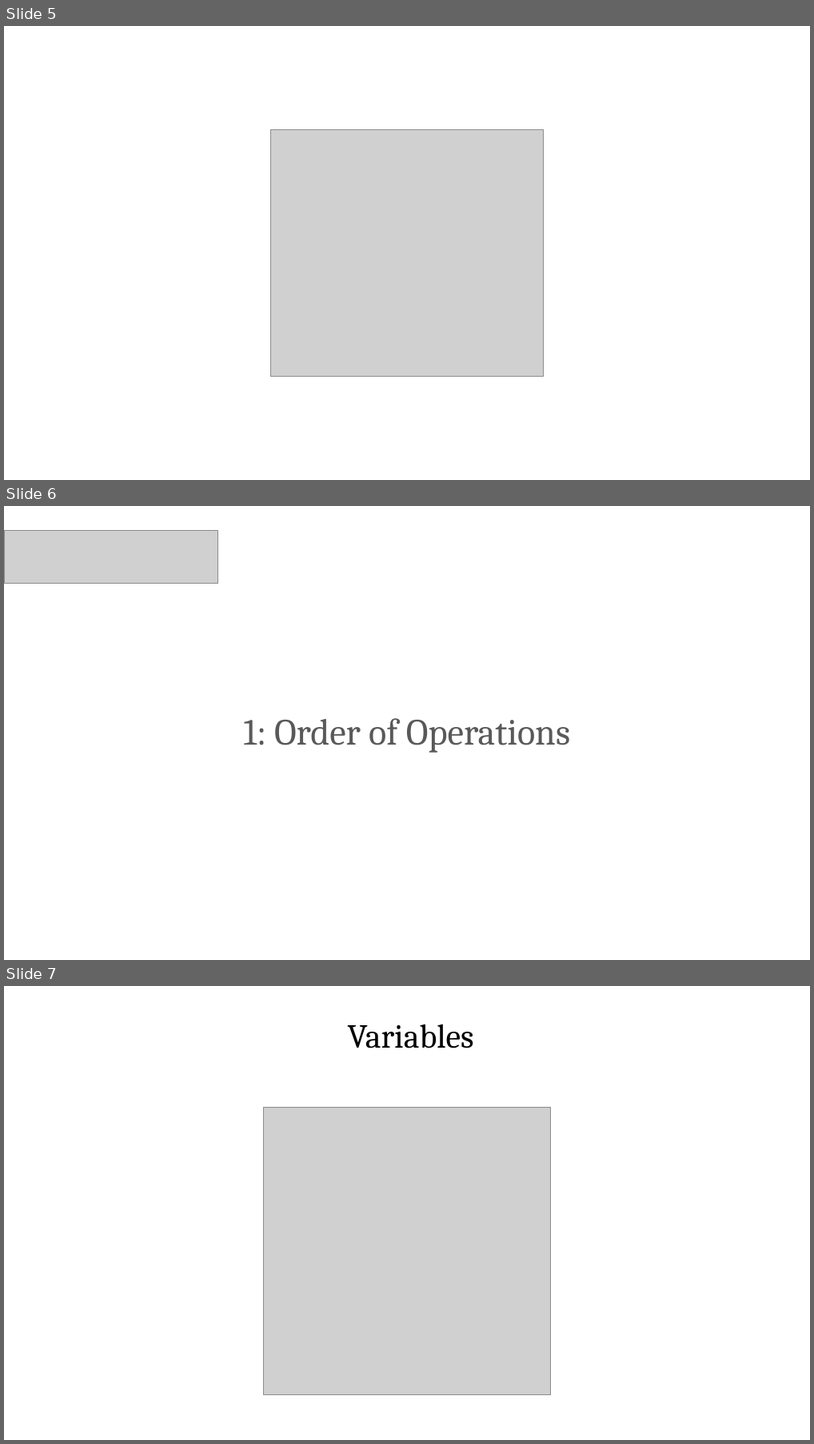
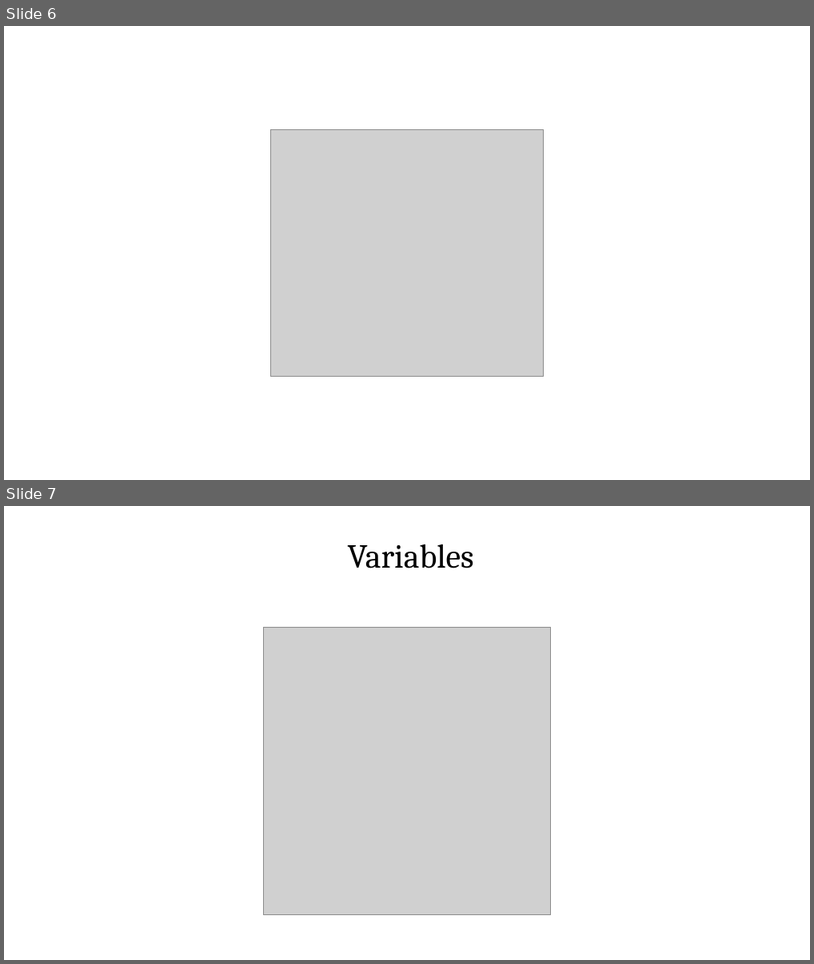
Before and after one commit to PracticumAI/python, a slide deck: presentations/01_getting_started.pptx. Shown one above the other, each under a label of ours: slides 5, 6 and 7 before the commit, slides 6 and 7 after it. The pictures are 814x1444 and 814x964 pixels, drawn with LibreOffice and Linux fonts; fonts in the diff are those of the drawing; grey boxes stand for pictures. Boxes give left, top, right and bottom in pixels: in the first picture for what was removed or moved away, otherwise in the second. Text is boxed around its words. In the diff, an @@ line names an element or a change of style, - is before the commit and + after.

```diff
--- a/presentations/01_getting_started.pptx
+++ b/presentations/01_getting_started.pptx
@@ slide 6 removed at <box>4,506,810,960</box>, background #FFFFFF @@
@@ picture removed at <box>4,530,218,584</box> @@
@@ title removed at <box>243,718,570,752</box> @@
-1: Order of Operations
@@ what was slide 5 is now slide 6 @@
```
Also in this commit, not shown: 1 slide changed, 2 slides added, 6 other slides removed, 4 other files.
